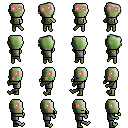
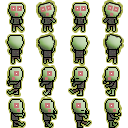
Two versions of the same layered image (w=128, h=128). Layer-by-layer changes:
added layer "color copy" above "color" over [7, 2, 122, 127]
